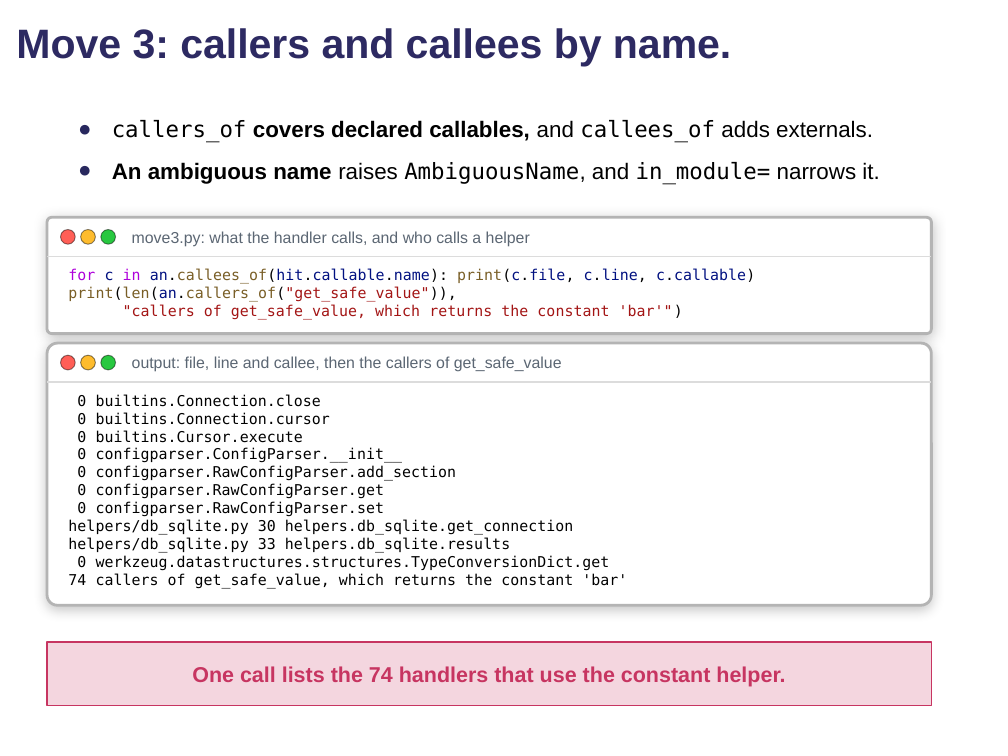
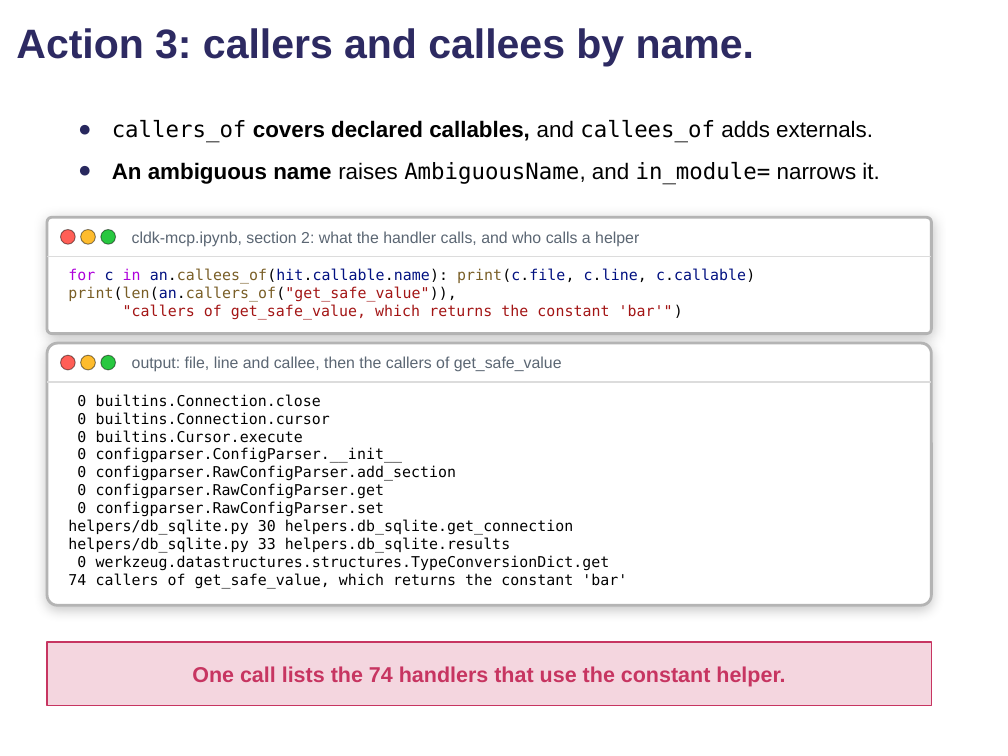
Before and after one commit to comse6998-019/lectures, a slide deck: slide 26 of lecture-6--2026-10-16/lecture6-hw2.pptx. Drawn at 1008x756 pixels with LibreOffice and Linux fonts; fonts in the diff are those of the drawing; background and template pictures are left out. Boxes give left, top, right and bottom in pixels: in the first picture for what was removed or moved away, otherwise in the second. Text is boxed around its words. In the diff, an @@ line names an element or a change of style, - is before the commit and + after.

Commit message:
Lecture 6: HW2 deck: Action 1 to 4 as in the notebook, action 3 quoted from the notebook again
The notebook now labels its callers count by the helper, so item 2.3 quotes the action 3 cell of cldk-mcp.ipynb instead of
captures/move3.py, which is removed, and capture.py splits that cell's output into callees.txt and callers.txt again. The
titles of items 2.1 to 2.4, the divider and the route row say Action and Actions, following Rahul's notebook edit. Recaptured
headless on 2026-10-16: every capture byte-identical but the warm attach, 7 s against 9 s. 67 slides, geometry unchanged.

```diff
--- a/lecture-6--2026-10-16/lecture6-hw2.pptx
+++ b/lecture-6--2026-10-16/lecture6-hw2.pptx
@@ title at (16,28,754,66): text changed @@
-Move 3: callers and callees by name.
+Action 3: callers and callees by name.
@@ text at (132,231,639,247): text changed @@
-move3.py: what the handler calls, and who calls a helper
+cldk-mcp.ipynb, section 2: what the handler calls, and who calls a helper
```
Also in this commit, not shown: 19 other slides changed, 7 other files.
